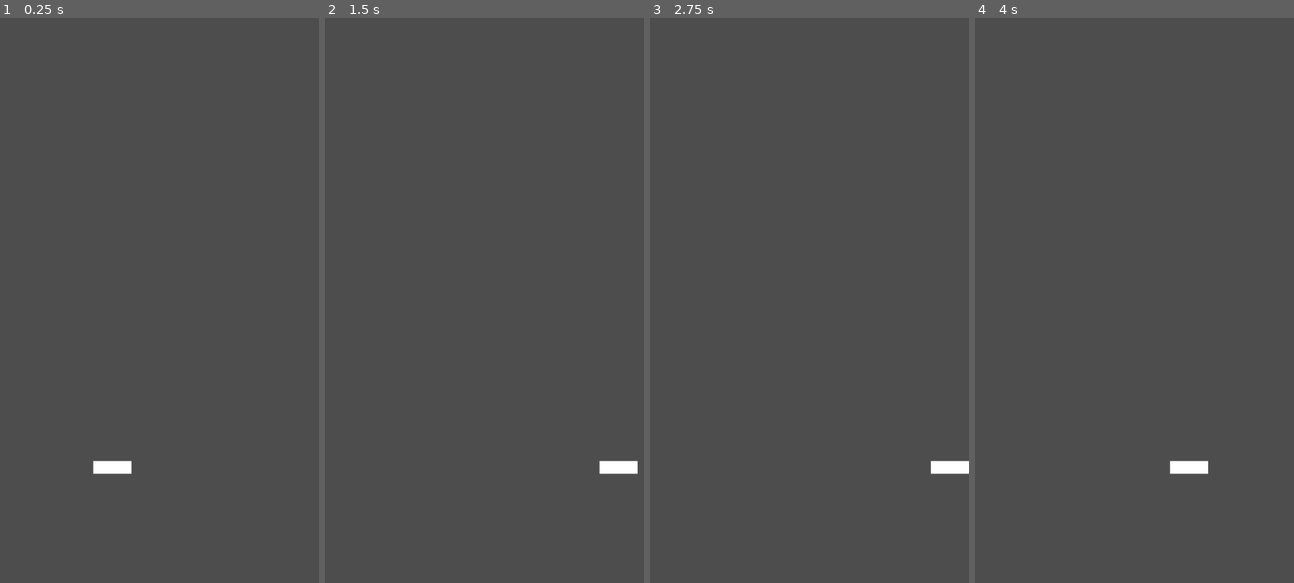
Above: before the commit, frames 1-4 (left to right).
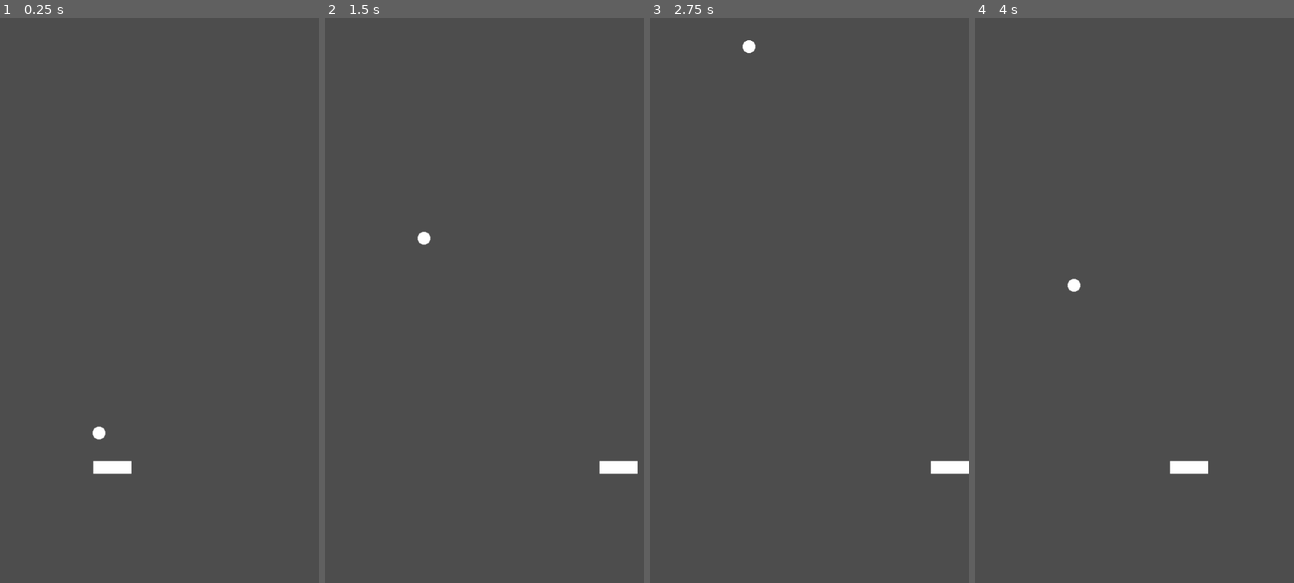
Above: after the commit, the same moments.

Repository: ProudFridge/Breakout
Game: Godot game, scene res://scenes/world/world.tscn
Two runs of this game, one before a commit and one after it. Both use one fixed random seed, a clock stepped at 60 frames per second and the inputs below.
Inputs (mouse positions are in pixels of both pictures, inside the frame that each line leads up to):
- Up to frame 1 (0.25 s): no input
- Up to frame 2 (1.5 s): tap Enter at 0.5 s; move the mouse to (529, 277) at 0.52 s; hold D (move_right) 0.53-1.28 s; tap Alt at 0.6 s; click (529, 277) at 0.67 s; move the mouse to (356, 334) at 1.27 s; hold Down from 1.28 s (still down); tap Shift at 1.35 s
- Up to frame 3 (2.75 s): tap Space at 2 s; move the mouse to (803, 176) at 2.02 s; release Down at 2.03 s; hold D (move_right) from 2.03 s (still down); tap Alt at 2.1 s
- Up to frame 4 (4 s): tap Enter at 2.75 s; move the mouse to (1067, 419) at 2.77 s; release D (move_right) at 2.78 s; hold Up 2.78-3.53 s; tap Shift at 2.85 s; click (1067, 419) at 2.92 s; tap Space at 3.5 s; move the mouse to (1211, 390) at 3.52 s; hold A (move_left) from 3.53 s (still down); tap Alt at 3.6 s

The runs differ from the first frame. In frame 1, less than 0.1% of the frame differs, in the area x 28-34%, y 72-75%; in frame 2, less than 0.1%; in frame 3, less than 0.1%; in frame 4, less than 0.1%.

Commit message:
Add ball scene

Diff:
--- /dev/null
+++ b/scenes/ball/ball.gd
@@ -0,0 +1,14 @@
+extends CharacterBody2D
+
+const SPEED: float = 300.0
+var initial_vector: Vector2 = Vector2(0,1)
+
+func _ready() -> void:
+	velocity = initial_vector * SPEED
+
+func _physics_process(delta: float) -> void:
+	var collision: KinematicCollision2D = move_and_collide(velocity * delta)
+
+	# Bounces the ball whenever there's a collision
+	if collision:
+		velocity = velocity.bounce(collision.get_normal())
--- /dev/null
+++ b/scenes/ball/ball.tscn
@@ -0,0 +1,18 @@
+[gd_scene format=3 uid="uid://dpwwvkfv48suw"]
+
+[ext_resource type="Script" uid="uid://dt5xtc30siyuo" path="res://scenes/ball/ball.gd" id="1_oqv3d"]
+
+[sub_resource type="CircleShape2D" id="CircleShape2D_5a6bx"]
+
+[sub_resource type="SphereMesh" id="SphereMesh_oqv3d"]
+
+[node name="Ball" type="CharacterBody2D" unique_id=71320122]
+motion_mode = 1
+script = ExtResource("1_oqv3d")
+
+[node name="CollisionShape2D" type="CollisionShape2D" parent="." unique_id=1336167681]
+shape = SubResource("CircleShape2D_5a6bx")
+
+[node name="MeshInstance2D" type="MeshInstance2D" parent="." unique_id=1661593475]
+scale = Vector2(20, 20)
+mesh = SubResource("SphereMesh_oqv3d")
--- a/scenes/paddle/paddle.tscn
+++ b/scenes/paddle/paddle.tscn
@@ -8,6 +8,7 @@
 [sub_resource type="QuadMesh" id="QuadMesh_q5rgx"]
 
 [node name="Paddle" type="CharacterBody2D" unique_id=274753157]
+motion_mode = 1
 script = ExtResource("1_q5rgx")
 
 [node name="CollisionShape2D" type="CollisionShape2D" parent="." unique_id=1546577879]
--- a/scenes/world/world.tscn
+++ b/scenes/world/world.tscn
@@ -2,6 +2,7 @@
 
 [ext_resource type="PackedScene" uid="uid://cvstwnwbs75xl" path="res://scenes/paddle/paddle.tscn" id="1_dphjl"]
 [ext_resource type="Script" uid="uid://bwnvb3pphh2v2" path="res://scenes/world/world.gd" id="1_sl2e5"]
+[ext_resource type="PackedScene" uid="uid://dpwwvkfv48suw" path="res://scenes/ball/ball.tscn" id="3_1fp7r"]
 
 [sub_resource type="WorldBoundaryShape2D" id="WorldBoundaryShape2D_sl2e5"]
 
@@ -38,3 +39,6 @@
 
 [node name="Paddle" parent="." unique_id=274753157 instance=ExtResource("1_dphjl")]
 position = Vector2(323, 706)
+
+[node name="Ball" parent="." unique_id=71320122 instance=ExtResource("3_1fp7r")]
+position = Vector2(302, 577)
Not shown, added: scenes/ball/ball.gd.uid
